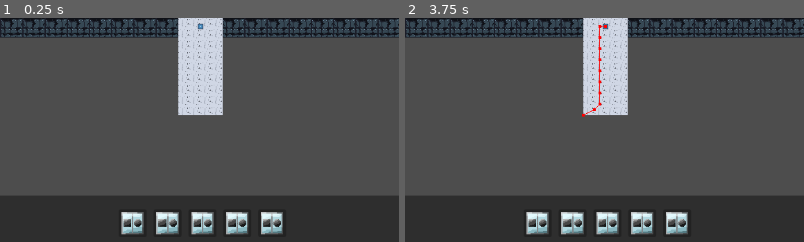
Above: before the commit, frames 1-2 (left to right).
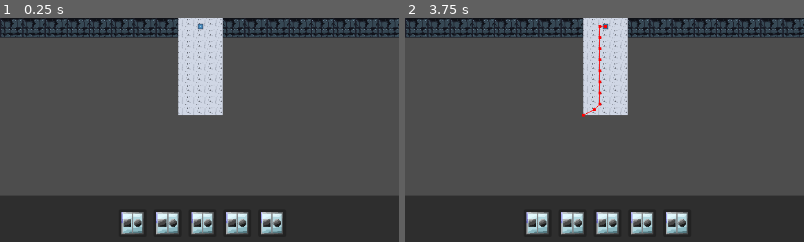
Above: after the commit, the same moments.

Repository: almajd3713/Blocky-resort
Game: Godot game, scene res://scenes/main/main.tscn
The game is run twice, just before and just after one commit, with the same random seed, the same clock (stepped at 60 frames per second) and the same inputs. The engine's default icon, where the game draws it, is replaced by a stand-in: a white triangle on a blue panel in a dark square.
Inputs (mouse positions are % of the whole screen's width and height, from its top left):
- Up to frame 1 (0.25 s): no input
- Up to frame 2 (3.75 s): click "Build Store" at 0.5 s; click "Build Path" at 1.25 s; click "Create Action Sequence" at 2 s; click "Control Agent" at 2.75 s; click (42, 94) at 3.52 s
The pictures show only the part of the screen within x 25-75%, y 48-98%; the shares and areas given below are measured in that part.

The runs differ from the first frame. In frame 1, 0.2% of the frame differs, in the area x 30-70%, y 86-97%; in frame 2, 0.2%.
Error in both runs: Out of bounds get index '0' (on base: 'Array') (res://global/action_manager.gd:15)

Commit message:
add building placement only when there is path connection

Diff:
--- a/global/autoloads.gd
+++ b/global/autoloads.gd
@@ -21,7 +21,9 @@
   NONE, BUILD, DESTROY
 }
 enum Gender {MALE, FEMALE}
-
+enum EntranceDirection {
+  NORTH, EAST, SOUTH, WEST
+}
 enum BuildingCategory {
   NONE, ROOM, LUXURY, UTIL, PATH, DECOR
 }
--- a/global/building_factory.gd
+++ b/global/building_factory.gd
@@ -117,6 +117,20 @@
     building.z_index = 4
   return building
 
+
+func get_neighbor_cell(tile: Vector2i, direction: Data.EntranceDirection):
+  var dir: Vector2i
+  match direction:
+    Data.EntranceDirection.NORTH:
+      dir = tile + Vector2i(0, -1)
+    Data.EntranceDirection.EAST:
+      dir = tile + Vector2i(1, 0)
+    Data.EntranceDirection.SOUTH:
+      dir = tile + Vector2i(0, 1)
+    Data.EntranceDirection.WEST:
+      dir = tile + Vector2i(-1, 0)
+
+  return dir
 # `at` is relative to data_grid
 func can_place_building(build: BuildingTemplate, at: Vector2i):
   var building_cells := get_building_tiles(data_grid, build, at)
@@ -128,6 +142,11 @@
     elif not data_grid.data.has(cell):
       has_collisions = true
       break
+  if build.data.is_enterable:
+    var entrance = get_map_entrance_tile(build, at)
+    var entrance_neighbor = get_neighbor_cell(entrance, build.data.entrance_direction)
+    if not get_tile_property(entrance_neighbor, 'decor/path'): has_collisions = true
+
   if has_collisions:
     return false
   else:
--- a/resources/placeables/building_data.gd
+++ b/resources/placeables/building_data.gd
@@ -18,6 +18,7 @@
 @export_category("Interactions")
 @export var is_enterable := true
 @export var entrance_cell := Vector2i(0, 0)
+@export var entrance_direction: Data.EntranceDirection = Data.EntranceDirection.EAST
 ## Once true, the Path2D has to be created inside the scene manually
 @export var has_inner_path := false
 ## This means it can be built on
--- a/resources/placeables/util/restroom.tres
+++ b/resources/placeables/util/restroom.tres
@@ -14,6 +14,7 @@
 unnatural_cells = Array[Vector2i]([])
 is_enterable = true
 entrance_cell = Vector2i(0, 0)
+entrance_direction = 3
 has_inner_path = false
 is_ground = false
 is_private = true
Binary file added: assets/buildings/restrooms.aseprite
Binary file changed: assets/buildings/restrooms.png
Binary file removed: assets/restrooms.aseprite
